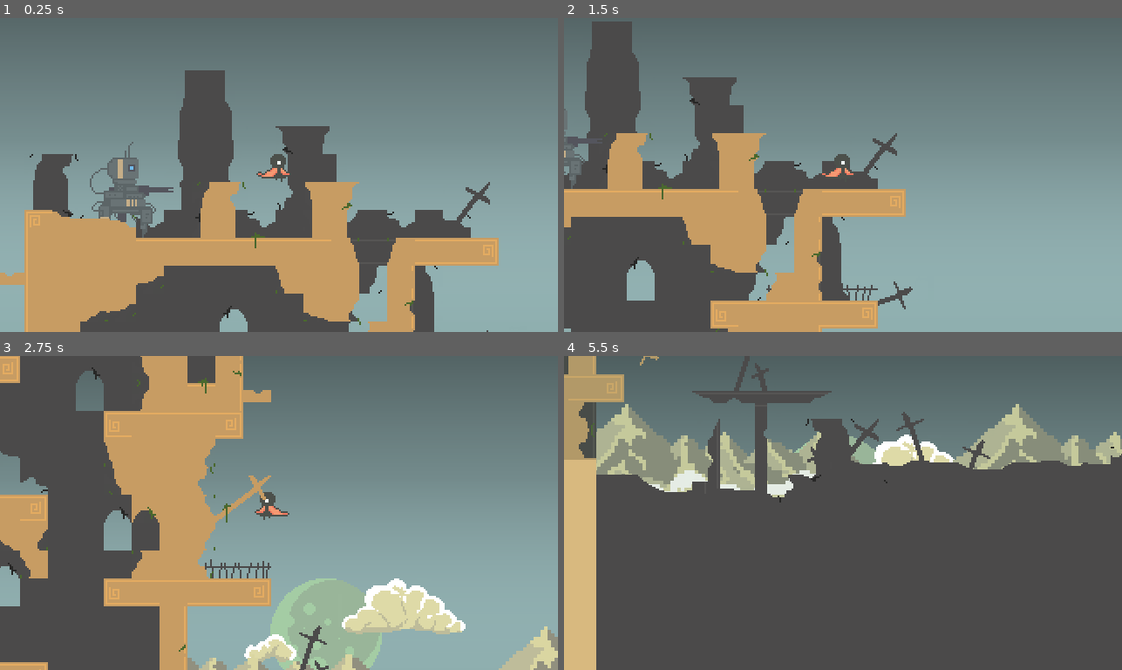
Above: before the commit, frames 1-4 (two rows, left to right).
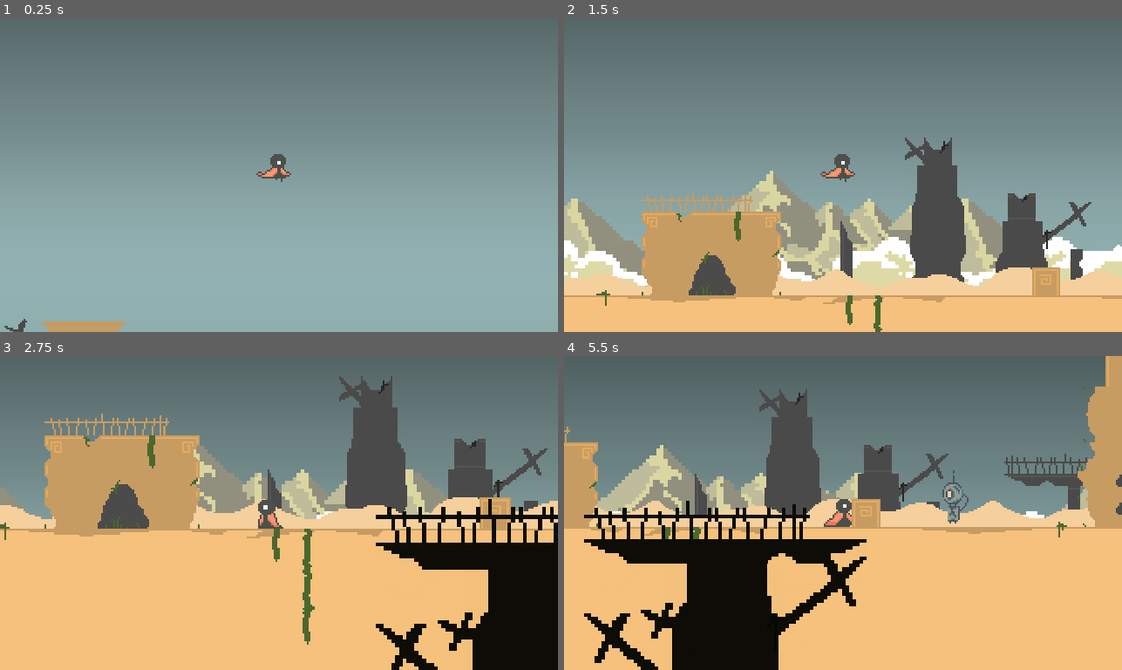
Above: after the commit, the same moments.

Repository: jessejburton/ScrollerGodot
Game: Godot game, scene res://src/levels/Level1/Level1.tscn
The game is run twice, just before and just after one commit, with the same random seed, the same clock (stepped at 60 frames per second) and the same inputs.
Inputs:
- Up to frame 1 (0.25 s): no input
- Up to frame 2 (1.5 s): hold Right (ui_right) from 0.53 s (still down); tap Up (ui_up) at 0.77 s
- Up to frame 3 (2.75 s): tap Up (ui_up) at 1.52 s; release Right (ui_right) at 2.03 s; hold Left (ui_left) from 2.03 s (still down)
- Up to frame 4 (5.5 s): release Left (ui_left) at 2.78 s; hold Right (ui_right) 2.78-4.28 s; tap Up (ui_up) at 3.02, 3.77, 4.52 s; hold Left (ui_left) 4.28-5.03 s; hold Right (ui_right) from 5.03 s (still down)

The runs differ from the first frame. In frame 1, 37% of the frame differs, in the area x 0-90%, y 16-100%; in frame 2, 51%; in frame 3, 74%; in frame 4, 76%, in the area x 0-100%, y 0-100%.

Commit message:
- Added the import hashes back. - Got boss firing bullets - Improved the screen shake (includes zoom)

Diff:
--- a/src/characters/Player/Player.gd
+++ b/src/characters/Player/Player.gd
@@ -1,6 +1,6 @@
 extends KinematicBody2D
 
-onready var camera = get_node("Camera2D").get_node("Player")
+onready var camera = get_node("Camera2D")
 
 # Constants
 const GRAVITY = 10
@@ -14,7 +14,7 @@
 
 # Variables
 var state_machine
-var is_in_air = false
+var is_in_air = true
 var velocity = Vector2.ZERO
 var max_jumps = 2
 var jumps_left = max_jumps
@@ -86,11 +86,10 @@
 			jumps_left -= 1
 
 		if is_on_floor():
-			if is_in_air == true:
+			if is_in_air == true: # Just Landed
 				has_attacked_in_air = false
 				friction_modifier = 0
-				is_falling = false;
-				if fall_time > 50:
+				if fall_time > 100:
 					land_hard()
 				else:
 					land()
@@ -131,8 +130,10 @@
 
 			if is_enemy:
 				if is_on_floor() and collision.normal.dot(Vector2.UP) > 0.3:
+					OS.delay_msec(15)
+					$Camera2D/Effects/ScreenShake.screen_shake(0.9, 5, 10)
+					zoom_camera_to(Vector2(1,1), Vector2(0.9,0.9), 2)
 					velocity.y = collider.stomp_height
-					print("stomp")
 					collider.damage()
 				else:
 					damage()
@@ -179,20 +180,24 @@
 
 func land():
 	is_falling = false
+	is_in_air = false
 	jumps_left = max_jumps
-	is_in_air = false
 	state_machine.travel("Land")
 
 func land_hard():
-	$Camera2D/ScreenShake.start()
+	OS.delay_msec(100) # Screen Freeze Delay for Game Juice
+	$Camera2D/Effects/ScreenShake.screen_shake(0.3, 3, 1)
+	zoom_camera_to(Vector2(1,1), Vector2(0.8,0.8), 2)
 	velocity.x = 0
 	is_falling = false
+	is_in_air = false
 	jumps_left = max_jumps
-	is_in_air = false
 	state_machine.travel("LandHard")
 
 func damage():
-	$Camera2D/ScreenShake.start(0.2, 5, 15)
+	OS.delay_msec(100) # Screen Freeze Delay for Game Juice
+	$Camera2D/Effects/ScreenShake.screen_shake(0.9, 5, 100)
+	zoom_camera_to(Vector2(1,1), Vector2(0.8,0.8), 2)
 	$Sounds/Hit.play()
 	is_hit = true
 	velocity.y = 200
@@ -221,9 +226,9 @@
 func _on_ResetTimer_timeout():
 	restart_level()
 
-func zoom_camera_to(to, speed = zoom_speed):
+func zoom_camera_to(to, from = camera.zoom, speed = zoom_speed):
 	zoom_speed = speed
-	start_zoom = camera.zoom
+	start_zoom = from
 	target_zoom = to
 	is_zooming = true
 
@@ -231,17 +236,5 @@
 	camera.zoom.x = vec.x
 	camera.zoom.y = vec.y
 
-# TODO - shrink the margins with the zoom
-# Maybe incorporate right into the zoom function
-func _on_TowerEntrance_body_entered(body):
-	#camera.drag_margin_left = 0.1
-	#camera.drag_margin_right = 0.1
-	zoom_camera_to(Vector2(0.8,0.8))
-
-func _on_TowerEntrance_body_exited(body):
-	#camera.drag_margin_left = 0.2
-	#camera.drag_margin_right = 0.2
-	zoom_camera_to(Vector2(1,1))
-
 func _on_HitTimer_timeout():
 	is_hit = false
--- a/src/characters/Player/Player.tscn
+++ b/src/characters/Player/Player.tscn
@@ -365,12 +365,14 @@
 [node name="Camera2D" type="Camera2D" parent="."]
 current = true
 
-[node name="ScreenShake" parent="Camera2D" instance=ExtResource( 8 )]
-
 [node name="ParallaxBackground" parent="Camera2D" instance=ExtResource( 3 )]
 
 [node name="ParallaxForeground" parent="Camera2D" instance=ExtResource( 9 )]
 layer = 100
+
+[node name="Effects" type="Node" parent="Camera2D"]
+
+[node name="ScreenShake" parent="Camera2D/Effects" instance=ExtResource( 8 )]
 
 [node name="HitTimer" type="Timer" parent="."]
 wait_time = 0.5
--- a/src/effects/ScreenFreeze.gd
+++ /dev/null
@@ -1,14 +0,0 @@
-extends Node
-
-export var delay_mseconds := 15
-
-var enabled := false
-
-func _ready():
-	for frame_freezer in get_tree().get_nodes_in_group("frame_freezer"):
-		frame_freezer.connect("frame_freeze_requested", self, "_on_frame_freeze_requested")
-
-func _on_frame_freeze_requested() -> void:
-	if not enabled:
-		return
-	OS.delay_msec(delay_mseconds)
--- a/src/effects/ScreenFreeze.tscn
+++ /dev/null
@@ -1,6 +0,0 @@
-[gd_scene load_steps=2 format=2]
-
-[ext_resource path="res://src/effects/ScreenFreeze.gd" type="Script" id=1]
-
-[node name="ScreenFreeze" type="Node"]
-script = ExtResource( 1 )
--- a/src/effects/ScreenShake.gd
+++ b/src/effects/ScreenShake.gd
@@ -1,42 +1,28 @@
 extends Node
 
-const TRANS = Tween.TRANS_SINE
-const EASE = Tween.EASE_IN_OUT
+var current_shake_priority = 0
 
-export var amplitude = 0
-var priority = 0
+onready var camera = get_parent().get_parent()
 
-onready var camera = get_parent()
+func _ready():
+	pass
 
-func start(duration = 0.2, frequency = 5, amplitude = 5):
-	if priority >= self.priority:
-		self.priority
-		self.amplitude = amplitude
+func move_camera(vector):
+	camera.offset = Vector2(rand_range(-vector.x, vector.x), rand_range(-vector.y, vector.y))
 
-		$Timers/Duration.wait_time = duration
-		$Timers/Frequency.wait_time = 1 / float(frequency)
-		$Timers/Duration.start()
-		$Timers/Frequency.start()
-
-		_new_shake()
-
-func _new_shake():
-	var rand = Vector2()
-	rand.x = rand_range(-amplitude, amplitude)
-	rand.y = rand_range(-amplitude, amplitude)
-
-	$Tween.interpolate_property(camera, "offset", camera.offset, rand, $Timers/Frequency.wait_time, TRANS, EASE)
+func screen_shake(shake_length, shake_power, shake_priority):
+	if shake_priority > current_shake_priority:
+		current_shake_priority = shake_priority
+		$Tween.interpolate_method(
+			self,
+			"move_camera",
+			Vector2(shake_power, shake_power),
+			Vector2(0,0), shake_length,
+			Tween.TRANS_SINE,
+			Tween.EASE_OUT,
+			0
+		)
 	$Tween.start()
 
-func _reset():
-	$Tween.interpolate_property(camera, "offset", camera.offset, Vector2(), $Timers/Frequency.wait_time, TRANS, EASE)
-	$Tween.start()
-
-	priority = 0
-
-func _on_FrequencyTimer_timeout():
-	_new_shake()
-
-func _on_Duration_timeout():
-	_reset()
-	$Timers/Duration.stop()
+func _on_Tween_tween_completed(object, key):
+	current_shake_priority = 0
--- a/src/effects/ScreenShake.tscn
+++ b/src/effects/ScreenShake.tscn
@@ -1,19 +1,9 @@
 [gd_scene load_steps=2 format=2]
 
 [ext_resource path="res://src/effects/ScreenShake.gd" type="Script" id=1]
-
 
 [node name="ScreenShake" type="Node"]
 script = ExtResource( 1 )
 
 [node name="Tween" type="Tween" parent="."]
-
-[node name="Timers" type="Node" parent="."]
-
-[node name="Frequency" type="Timer" parent="Timers"]
-one_shot = true
-
-[node name="Duration" type="Timer" parent="Timers"]
-one_shot = true
-[connection signal="timeout" from="Timers/Frequency" to="." method="_on_FrequencyTimer_timeout"]
-[connection signal="timeout" from="Timers/Duration" to="." method="_on_Duration_timeout"]
+[connection signal="tween_completed" from="Tween" to="." method="_on_Tween_tween_completed"]
--- a/src/enemies/Bullet/Bullet.gd
+++ b/src/enemies/Bullet/Bullet.gd
@@ -17,3 +17,7 @@
 
 func _on_DeathTimer_timeout():
 	queue_free()
+
+
+func _on_Bullet_body_entered(body):
+	body.damage()
--- a/src/enemies/Bullet/Bullet.tscn
+++ b/src/enemies/Bullet/Bullet.tscn
@@ -7,6 +7,8 @@
 extents = Vector2( 3, 1 )
 
 [node name="Bullet" type="Area2D"]
+collision_layer = 0
+collision_mask = 2
 script = ExtResource( 2 )
 
 [node name="Sprite" type="Sprite" parent="."]
@@ -19,4 +21,5 @@
 [node name="DeathTimer" type="Timer" parent="."]
 wait_time = 0.5
 one_shot = true
+[connection signal="body_entered" from="." to="." method="_on_Bullet_body_entered"]
 [connection signal="timeout" from="DeathTimer" to="." method="_on_DeathTimer_timeout"]
--- a/src/enemies/Mecha/Mecha.gd
+++ b/src/enemies/Mecha/Mecha.gd
@@ -102,6 +102,8 @@
 	velocity.x = 0
 
 func death():
+	OS.delay_msec(15)
+	Player.get_node("Camera2D/Effects/ScreenShake").screen_shake(1.5, 10, 100)
 	is_attacking = false # In case he was mid attack
 	$Sounds/Death.play()
 	is_dead = true
@@ -116,6 +118,9 @@
 func damage():
 	is_attacking = false # In case he was mid attack
 	if not is_hit:
+		OS.delay_msec(15)
+		Player.get_node("Camera2D/Effects/ScreenShake").screen_shake(0.9, 5, 50)
+		Player.zoom_camera_to(Vector2(1,1), Vector2(0.9,0.9), 2)
 		$Sounds/Hit.play()
 		is_hit = true
 		health -= 1
--- a/src/enemies/WalkingDroid/WalkingDroid.gd
+++ b/src/enemies/WalkingDroid/WalkingDroid.gd
@@ -92,6 +92,8 @@
 	velocity.x = 0
 
 func death():
+	OS.delay_msec(15)
+	Player.get_node("Camera2D/Effects/ScreenShake").screen_shake(0.9, 5, 10)
 	is_attacking = false # In case he was mid attack
 	$Sounds/Death.play()
 	is_dead = true
@@ -106,6 +108,9 @@
 func damage():
 	is_attacking = false # In case he was mid attack
 	if not is_hit:
+		OS.delay_msec(15)
+		Player.get_node("Camera2D/Effects/ScreenShake").screen_shake(0.9, 5, 10)
+		Player.zoom_camera_to(Vector2(1,1), Vector2(0.9,0.9), 2)
 		$Sounds/Hit.play()
 		is_hit = true
 		health -= 1
--- a/src/levels/Level1/Level1.gd
+++ b/src/levels/Level1/Level1.gd
@@ -30,3 +30,7 @@
 
 func _on_TowerInside_body_entered(body):
 	night = true
+	$Player/Player.zoom_camera_to(Vector2(0.8,0.8))
+
+func _on_TowerInside_body_exited(body):
+	$Player/Player.zoom_camera_to(Vector2(1,1))
--- a/src/levels/Level1/Level1.tscn
+++ b/src/levels/Level1/Level1.tscn
@@ -104,7 +104,7 @@
 [node name="Player" type="Node" parent="."]
 
 [node name="Player" parent="Player" instance=ExtResource( 4 )]
-position = Vector2( 698, -288 )
+position = Vector2( 208, -128 )
 
 [node name="Zones" type="Node" parent="."]
 
@@ -132,7 +132,6 @@
 collision_mask = 2
 
 [node name="CollisionShape2D" type="CollisionShape2D" parent="Zones/EventZones/TowerInside"]
-visible = false
 position = Vector2( -16, 64 )
 shape = SubResource( 3 )
 
@@ -146,6 +145,7 @@
 [connection signal="body_entered" from="Zones/FallZones/FallZone" to="Player/Player" method="_on_FallZone_body_entered"]
 [connection signal="body_entered" from="Zones/FallZones/FallZone2" to="Player/Player" method="_on_FallZone_body_entered"]
 [connection signal="body_entered" from="Zones/EventZones/TowerInside" to="." method="_on_TowerInside_body_entered"]
+[connection signal="body_exited" from="Zones/EventZones/TowerInside" to="." method="_on_TowerInside_body_exited"]
 
 [editable path="Zones/FallZones/FallZone"]
 
Not shown, removed: .gitignore
